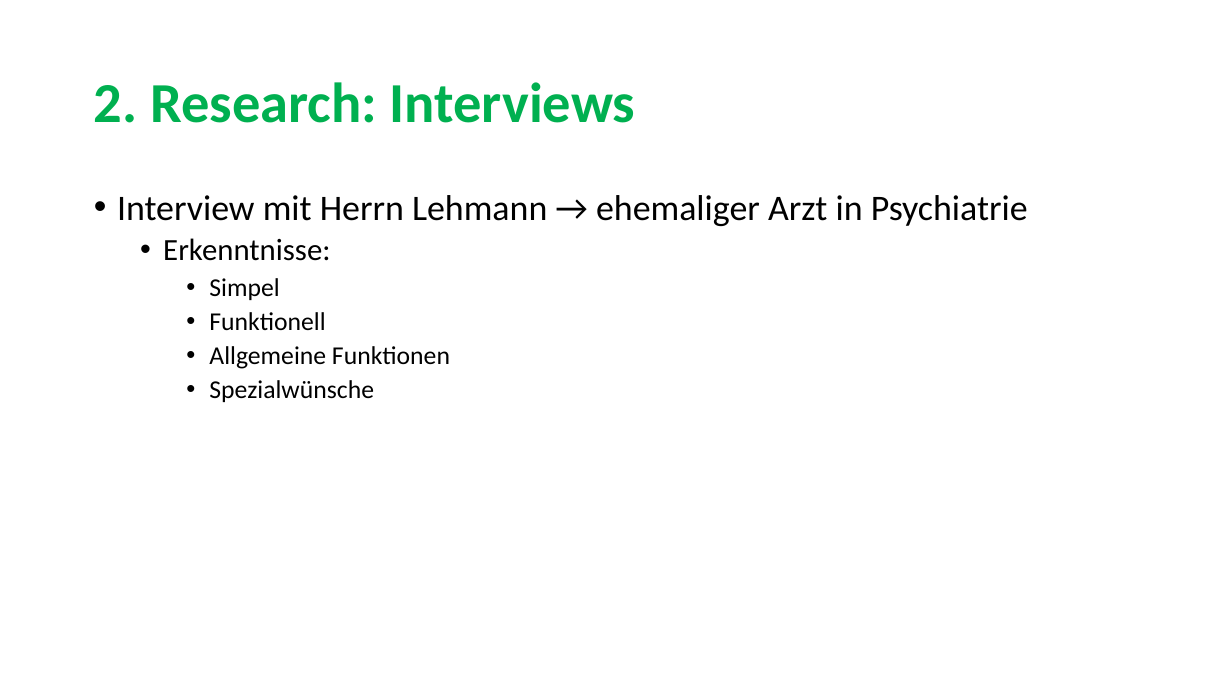
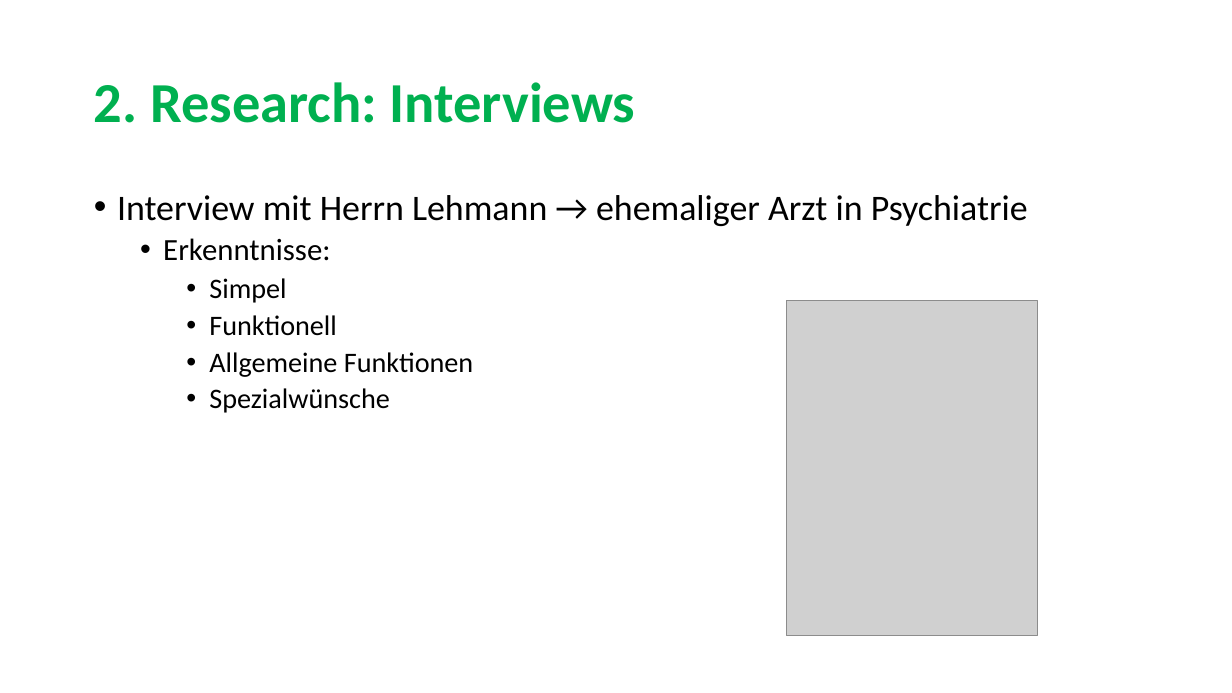
Before and after one commit to sarahmele/ch.bfh.btx8081.w2015.green, a slide deck: slide 4 of doc/task03/Task3.pptx. Drawn at 1232x693 pixels with LibreOffice and Linux fonts; fonts in the diff are those of the drawing; grey boxes stand for pictures. Boxes give left, top, right and bottom in pixels: in the first picture for what was removed or moved away, otherwise in the second. Text is boxed around its words. In the diff, an @@ line names an element or a change of style, - is before the commit and + after.

```diff
--- a/doc/task03/Task3.pptx
+++ b/doc/task03/Task3.pptx
@@ text at bbox=[209, 278, 473, 413]: size 20 to 22 pt in "Simpel", "Funktionell", "Allgemeine Funktionen", "Spezialwünsche" @@
@@ picture added at bbox=[787, 301, 1038, 636] @@
```
Also in this commit, not shown: 8 other slides changed.
